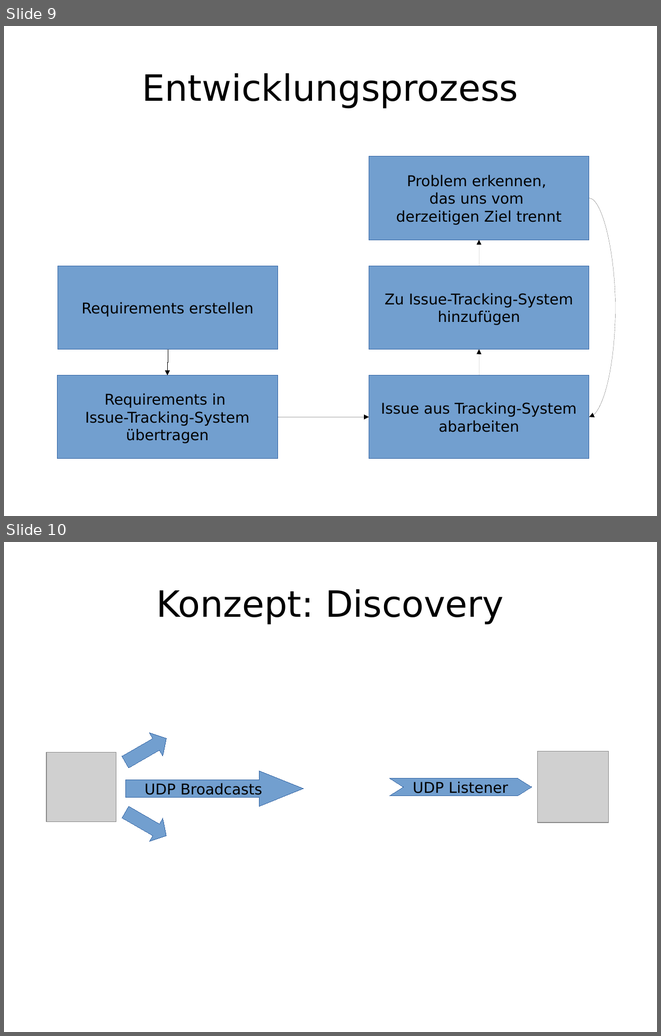
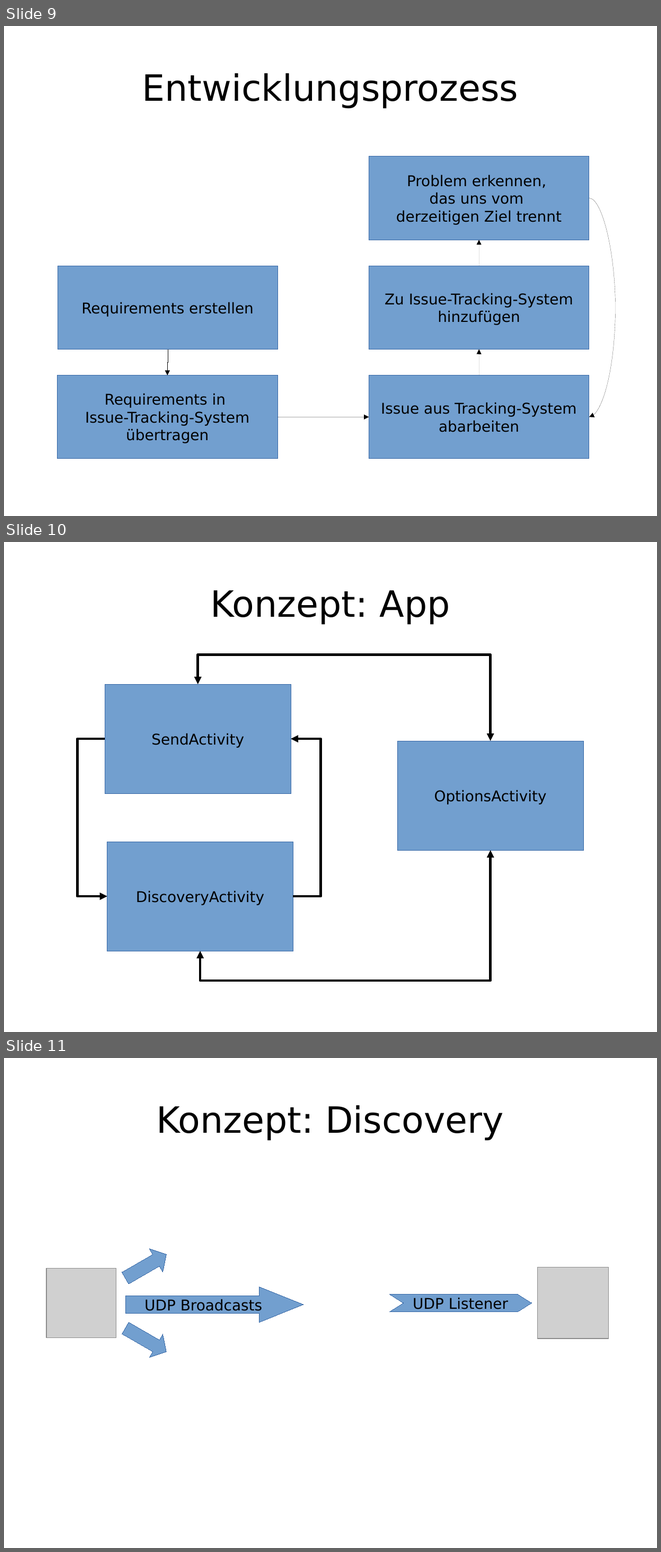
Before and after one commit to enra64/psychic-giggle, a slide deck: zwischenstand anfang dezember.odp. Shown one above the other, each under a label of ours: slides 9 and 10 before the commit, slides 9, 10 and 11 after it. The pictures are 661x1036 and 661x1552 pixels, drawn with LibreOffice and Linux fonts; fonts in the diff are those of the drawing; grey boxes stand for pictures. Boxes give left, top, right and bottom in pixels: in the first picture for what was removed or moved away, otherwise in the second. Text is boxed around its words. In the diff, an @@ line names an element or a change of style, - is before the commit and + after.

```diff
--- a/zwischenstand anfang dezember.odp
+++ b/zwischenstand anfang dezember.odp
@@ slide 10 added at [4,542,657,1032], background #FFFFFF @@
@@ title added at [210,590,450,624], 44 pt, text #000000 @@
+Konzept: App
@@ elbow double arrow added from (198, 684) to (491, 741), #000000 3 pt @@
@@ rectangle added at [105,684,291,793], fill #729FCF, outline #3465A4 0 pt, 18 pt, text #000000 @@
+SendActivity
@@ elbow arrow added from (105, 739) to (107, 897), #000000 3 pt @@
@@ elbow arrow added from (293, 897) to (291, 739), #000000 3 pt @@
@@ rectangle added at [397,741,583,850], fill #729FCF, outline #3465A4 0 pt, 18 pt, text #000000 @@
+OptionsActivity
@@ rectangle added at [107,842,293,951], fill #729FCF, outline #3465A4 0 pt, 18 pt, text #000000 @@
+DiscoveryActivity
@@ elbow double arrow added from (200, 951) to (491, 850), #000000 3 pt @@
@@ what was slide 10 is now slide 11 @@
```
Also in this commit, not shown: 2 slides changed.
